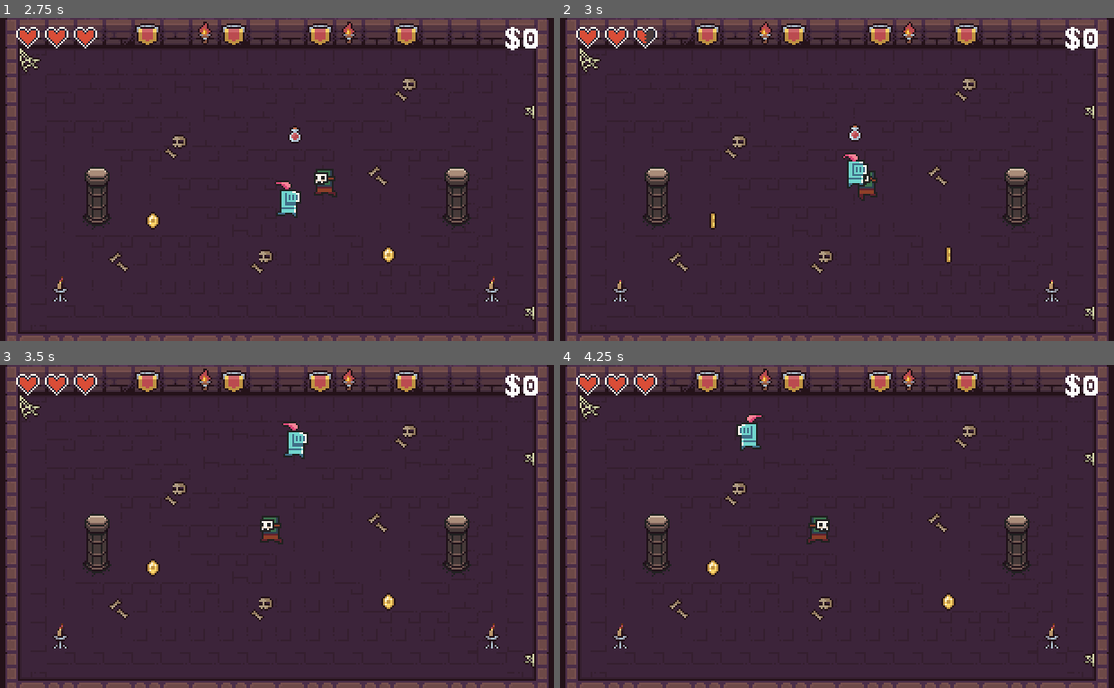
Above: before the commit, frames 1-4 (two rows, left to right).
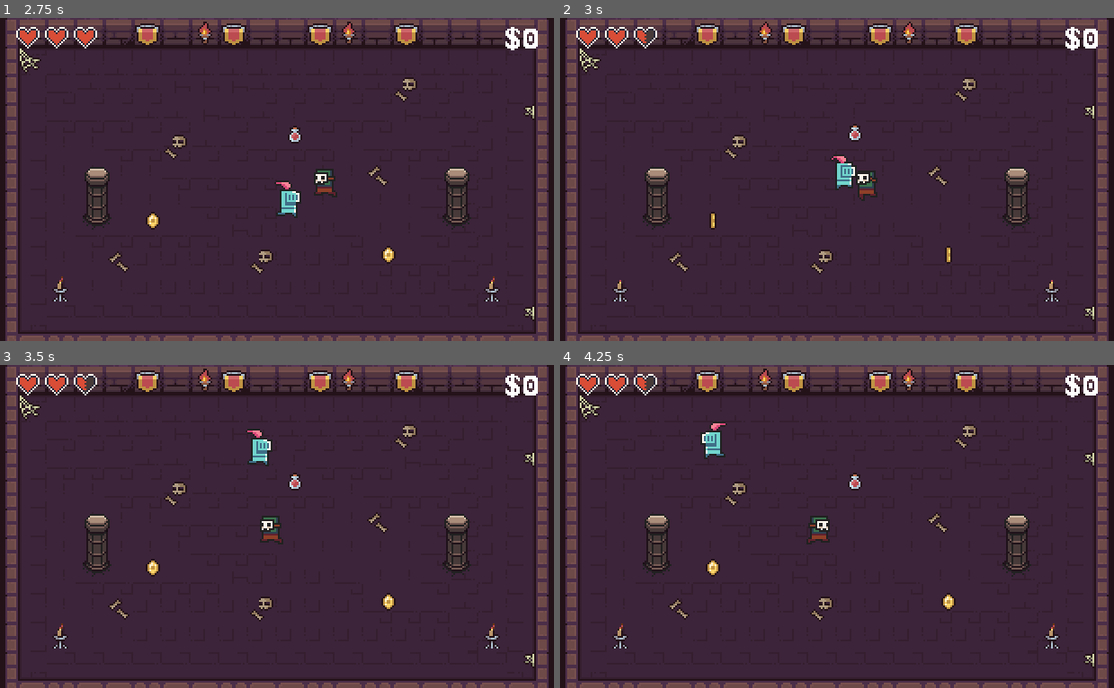
Above: after the commit, the same moments.

Repository: eleniums/dungeon-crawler
Game: Godot game, scene res://levels/sandbox/Sandbox.tscn
Two runs of this game, one before a commit and one after it. Both use one fixed random seed, a clock stepped at 60 frames per second and the inputs below.
Inputs:
- Up to frame 1 (2.75 s): hold Right (ui_right) 0.53-1.28 s; hold Down (ui_down) 1.28-2.03 s; hold Right (ui_right) from 2.03 s (still down)
- Up to frame 2 (3 s): release Right (ui_right) at 2.78 s; hold Up (ui_up) from 2.78 s (still down)
- Up to frame 3 (3.5 s): keep holding Up (ui_up)
- Up to frame 4 (4.25 s): release Up (ui_up) at 3.53 s; hold Left (ui_left) from 3.53 s (still down)

Frame 1 is identical in both runs. In frame 2, 0.5% of the frame differs, in the area x 48-56%, y 41-54%; in frame 3, 0.8%; in frame 4, 0.9%, in the area x 15-55%, y 3-39%.

Commit message:
Add knockback in one direction when hit

Diff:
--- a/characters/enemies/skull_face/SkullFace.gd
+++ b/characters/enemies/skull_face/SkullFace.gd
@@ -55,5 +55,5 @@
 	_velocity = move_and_slide(_velocity, Vector2.UP)
 
 
-func _on_Hitbox_area_entered(area):
-	Stats.hurt_player(TOUCH_DAMAGE)
+func _on_Hitbox_area_entered(_area):
+	Engine.hurt_player(TOUCH_DAMAGE)
--- a/characters/player/Player.gd
+++ b/characters/player/Player.gd
@@ -1,8 +1,11 @@
 extends KinematicBody2D
 
 export var MOVE_SPEED = 85
+export var KNOCKBACK_SPEED = 400
 
 var _velocity = Vector2()
+var _knockback_timer = 0
+var _knockback_dir = Vector2()
 
 # Called when the node enters the scene tree for the first time.
 func _ready():
@@ -10,7 +13,7 @@
 
 
 # Called every frame. 'delta' is the elapsed time since the previous frame.
-func _process(_delta):
+func _process(delta):
 	if Input.is_action_pressed("ui_right"):
 		_velocity.x = MOVE_SPEED
 		$AnimatedSprite.flip_h = false
@@ -34,4 +37,12 @@
 	if _velocity == Vector2.ZERO:
 		$AnimatedSprite.animation = "idle"
 
-	_velocity = move_and_slide(_velocity, Vector2.UP)
+	if _knockback_timer > 0:
+		_knockback_timer -= delta
+		_velocity = move_and_slide(_knockback_dir * KNOCKBACK_SPEED, Vector2.UP)
+	else:
+		_velocity = move_and_slide(_velocity, Vector2.UP)
+
+func initiate_knockback(dir: Vector2):
+	_knockback_dir = dir
+	_knockback_timer = 0.05
--- a/characters/player/Stats.gd
+++ b/common/Engine.gd
@@ -4,10 +4,11 @@
 var current_hp = 6
 var money = 0
 
+var player = null
 
 # Called when the node enters the scene tree for the first time.
 func _ready():
-	pass # Replace with function body.
+	player = get_node("/root/Main/Player")
 
 
 # Called every frame. 'delta' is the elapsed time since the previous frame.
@@ -17,3 +18,4 @@
 func hurt_player(damage):
 	current_hp -= damage
 	print("Player takes " + str(damage) + " damage. Current HP: " + str(current_hp))
+	player.initiate_knockback(Vector2.LEFT)
--- a/doodads/coin/Coin.gd
+++ b/doodads/coin/Coin.gd
@@ -18,5 +18,5 @@
 
 func _on_Coin_area_entered(_area):
 	queue_free()
-	Stats.money += 1
-	print("Collected coin, +1 to money. Total money: " + str(Stats.money))
+	Engine.money += 1
+	print("Collected coin, +1 to money. Total money: " + str(Engine.money))
--- a/doodads/health_potion/HealthPotion.gd
+++ b/doodads/health_potion/HealthPotion.gd
@@ -28,7 +28,7 @@
 
 func _on_HealthPotion_area_entered(_area):
 	queue_free()
-	Stats.current_hp += _healing_potency
-	if Stats.current_hp > Stats.max_hp:
-		Stats.current_hp = Stats.max_hp
-	print("Collected health potion, +" + str(_healing_potency) + " to hp. Current HP: " + str(Stats.current_hp))
+	Engine.current_hp += _healing_potency
+	if Engine.current_hp > Engine.max_hp:
+		Engine.current_hp = Engine.max_hp
+	print("Collected health potion, +" + str(_healing_potency) + " to hp. Current HP: " + str(Engine.current_hp))
--- a/levels/sandbox/Level.gd
+++ b/levels/sandbox/Level.gd
@@ -14,30 +14,30 @@
 	update_money()
 	update_health()
 
-	if Stats.current_hp == 0:
+	if Engine.current_hp == 0:
 		$HUD/GameOver.visible = true
 
 func update_money():
-	$HUD/Money.text = "$" + str(Stats.money)
+	$HUD/Money.text = "$" + str(Engine.money)
 
 func update_health():
-	if Stats.current_hp >= 2:
+	if Engine.current_hp >= 2:
 		$HUD/Health1.animation = "full"
-	if Stats.current_hp >= 4:
+	if Engine.current_hp >= 4:
 		$HUD/Health2.animation = "full"
-	if Stats.current_hp >= 6:
+	if Engine.current_hp >= 6:
 		$HUD/Health3.animation = "full"
 
-	if Stats.current_hp == 1:
+	if Engine.current_hp == 1:
 		$HUD/Health1.animation = "half"
-	if Stats.current_hp == 3:
+	if Engine.current_hp == 3:
 		$HUD/Health2.animation = "half"
-	if Stats.current_hp == 5:
+	if Engine.current_hp == 5:
 		$HUD/Health3.animation = "half"
 
-	if Stats.current_hp <= 0:
+	if Engine.current_hp <= 0:
 		$HUD/Health1.animation = "empty"
-	if Stats.current_hp <= 2:
+	if Engine.current_hp <= 2:
 		$HUD/Health2.animation = "empty"
-	if Stats.current_hp <= 4:
+	if Engine.current_hp <= 4:
 		$HUD/Health3.animation = "empty"
--- a/levels/sandbox/Sandbox.tscn
+++ b/levels/sandbox/Sandbox.tscn
@@ -968,7 +968,7 @@
 format = 1
 tile_data = PoolIntArray( 5, 3, 0, 8, 3, 0, 11, 3, 0, 14, 3, 0, 65537, 0, 0, 131086, 2, 0, 196626, 1, 0, 262150, 2, 0, 327693, 4, 0, 524292, 4, 0, 524297, 2, 0, 655378, 1, 0 )
 
-[node name="PlayerKnight" parent="." instance=ExtResource( 2 )]
+[node name="Player" parent="." instance=ExtResource( 2 )]
 position = Vector2( 43, 33 )
 z_index = 1
 
--- a/project.godot
+++ b/project.godot
@@ -16,7 +16,7 @@
 
 [autoload]
 
-Stats="*res://characters/player/Stats.gd"
+Engine="*res://common/Engine.gd"
 
 [display]
 
